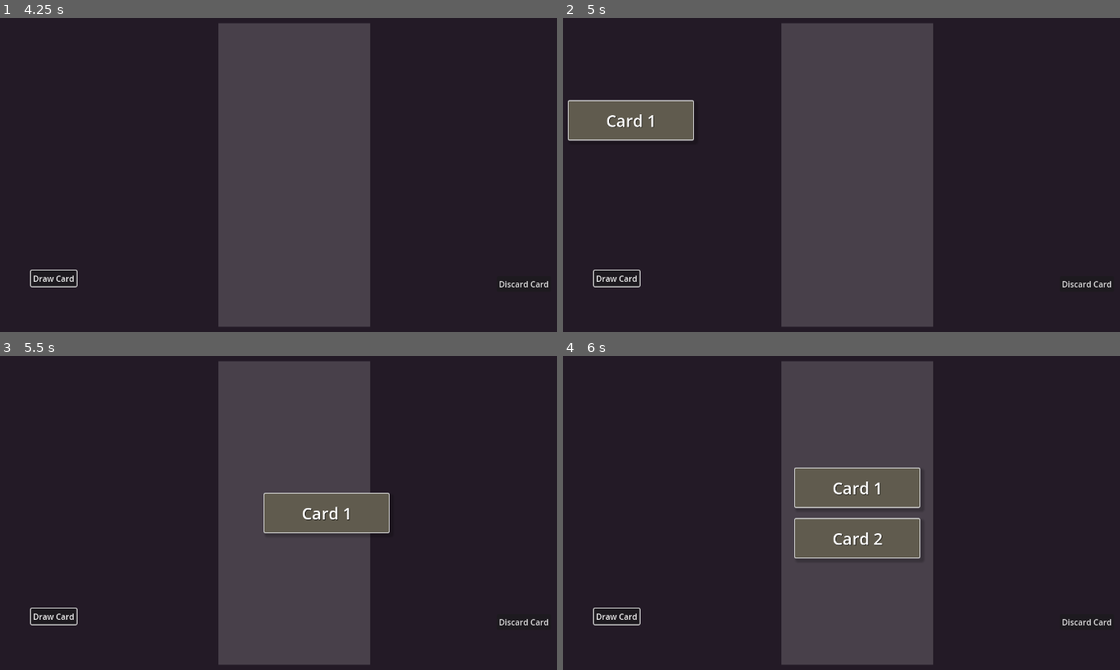
Above: before the commit, frames 1-4 (two rows, left to right).
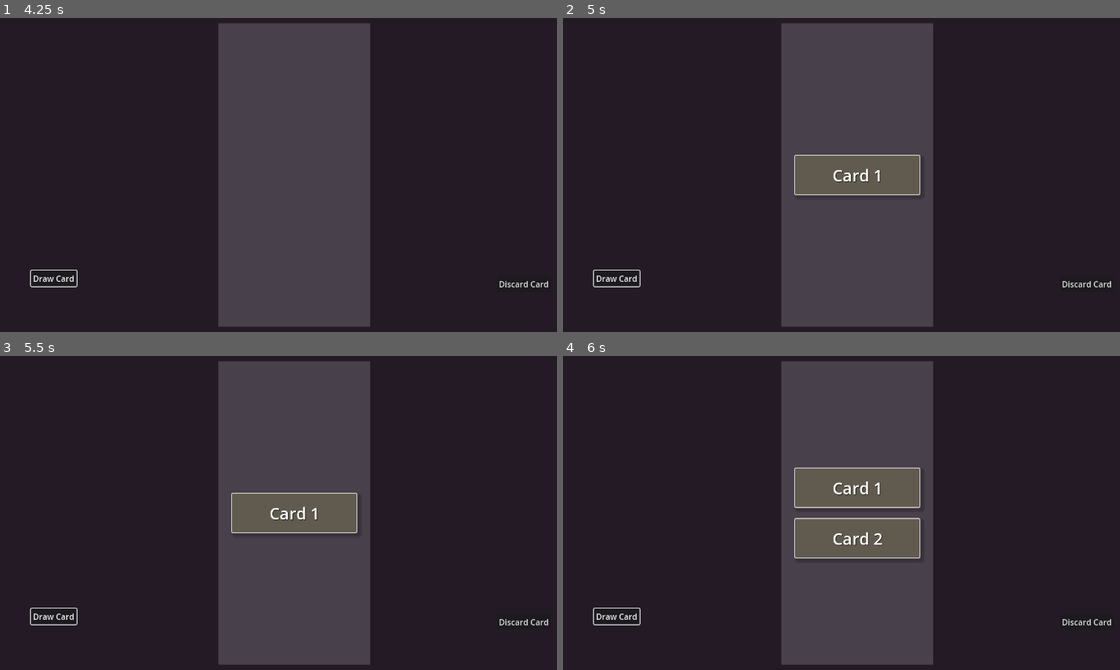
Above: after the commit, the same moments.

Repository: guladam/codelike
Game: Godot game, scene res://game/game.tscn
Two runs of this game, one before a commit and one after it. Both use one fixed random seed, a clock stepped at 60 frames per second and the inputs below.
Inputs (mouse positions are in pixels of both pictures, inside the frame that each line leads up to):
- Up to frame 1 (4.25 s): click "Draw Card" at 0.5 s; click "Discard Card" at 1.25 s; tap Enter at 2, 3.5 s; move the mouse to (261, 247) at 2.02 s; press the mouse at (261, 247) at 2.03 s; hold Up 2.03-2.75 s; release the mouse at (261, 247) at 2.75 s; tap Space at 2.75 s; drag from (490, 228) to (261, 247) at 2.77 s; move the mouse to (100, 121) at 3.52 s; press the mouse at (100, 121) at 3.53 s; hold Left from 3.53 s (still down)
- Up to frame 2 (5 s): release Left at 4.25 s; release the mouse at (663, 121) at 4.25 s; tap Space at 4.25 s; drag from (891, 175) to (663, 121) at 4.27 s
- Up to frame 3 (5.5 s): drag from (66, 459) to (328, 513) at 5.02 s
- Up to frame 4 (6 s): tap Enter at 5.75 s; drag from (997, 494) to (757, 421) at 5.77 s

Frame 1 is identical in both runs. In frame 2, 5.8% of the frame differs, in the area x 0-65%, y 26-57%; in frame 3, 1.8%; in frame 4, nothing differs.

Commit message:
second pass at hand, works but too 'rigid'

Diff:
--- a/game/card/card.gd
+++ b/game/card/card.gd
@@ -1,5 +1,8 @@
 class_name Card
 extends Panel
+
+signal dragging_started(card: Card)
+signal released(card: Card)
 
 static var cards_selected := 0
 
--- a/game/card/card_base_state.gd
+++ b/game/card/card_base_state.gd
@@ -18,7 +18,7 @@
 
 func on_mouse_entered() -> void:
 	mouse_over_card = true
-	card.z_index = 99
+	card.z_index = 9
 
 
 func on_mouse_exited() -> void:
--- a/game/card/card_dragging_state.gd
+++ b/game/card/card_dragging_state.gd
@@ -6,7 +6,10 @@
 
 
 func enter() -> void:
+	card.z_index = 10
 	minimum_drag_time_elapsed = false
+	card.dragging_started.emit(card)
+
 	var threshold_timer := get_tree().create_timer(DRAG_MINIMUM_THRESHOLD, false)
 	threshold_timer.timeout.connect(func(): minimum_drag_time_elapsed = true)
 
--- a/game/card/card_released_state.gd
+++ b/game/card/card_released_state.gd
@@ -1,4 +1,8 @@
 extends CardState
+
+
+func enter() -> void:
+	card.released.emit(card)
 
 
 func post_enter() -> void:
--- /dev/null
+++ b/game/hand/card_placeholder.tscn
@@ -0,0 +1,12 @@
+[gd_scene load_steps=2 format=3 uid="uid://t70op7tw214l"]
+
+[sub_resource type="StyleBoxFlat" id="StyleBoxFlat_2hyi7"]
+bg_color = Color(0.180392, 0.180392, 0.180392, 0.427451)
+corner_radius_top_left = 3
+corner_radius_top_right = 3
+corner_radius_bottom_right = 3
+corner_radius_bottom_left = 3
+
+[node name="CardPlaceholder" type="Panel" groups=["card_placeholders"]]
+custom_minimum_size = Vector2(250, 80)
+theme_override_styles/panel = SubResource("StyleBoxFlat_2hyi7")
--- a/game/hand/hand.gd
+++ b/game/hand/hand.gd
@@ -1,17 +1,36 @@
 class_name Hand
 extends Control
 
+const CARD_PLACEHOLDER = preload("res://game/hand/card_placeholder.tscn")
 const CARD = preload("res://game/card/card.tscn")
 const X_SIZE := 250
 const Y_SIZE := 80
 
 @export var y_separation := 20
 
+var dragging_card: Card = null
+var temporary_index := 0
+var final_new_index := 0
+var all_cards_size: float
+var y_offset: float
+
+
+func _process(_delta: float) -> void:
+	if not dragging_card:
+		return
+
+	var new_index := _get_dragging_card_new_index()
+	if temporary_index != new_index:
+		_update_cards_dragging(new_index, temporary_index)
+		temporary_index = new_index
+
 
 func draw() -> void:
 	var new_card := CARD.instantiate() as Card
 	add_child(new_card)
 	new_card.name_label.text = "Card %s" % get_child_count()
+	new_card.dragging_started.connect(_on_card_dragging_started)
+	new_card.released.connect(_on_card_released)
 	_update_cards()
 
 
@@ -27,17 +46,56 @@
 
 func _update_cards() -> void:
 	var cards := get_child_count()
-	var all_cards_size: float = Y_SIZE * cards + (y_separation * (cards - 1))
+	all_cards_size = Y_SIZE * cards + (y_separation * (cards - 1))
 	var final_y_separation: float = y_separation
 
 	if all_cards_size > size.y:
 		final_y_separation = (size.y - Y_SIZE * cards) / (cards - 1)
 		all_cards_size = Y_SIZE * cards + (final_y_separation * (cards - 1))
 
-	var y_offset := (size.y - all_cards_size) / 2
+	y_offset = (size.y - all_cards_size) / 2
 	var x_offset := (size.x - X_SIZE) / 2
 
 	for i in cards:
 		var card := get_child(i)
 		var y_pos: float = y_offset + Y_SIZE * i + final_y_separation * i
 		card.position = Vector2(x_offset, y_pos)
+
+
+func _update_cards_dragging(card_index: int, shadow_index: int) -> void:
+	var shadow := get_child(shadow_index)
+	move_child(shadow, card_index)
+	_update_cards()
+
+
+func _get_dragging_card_new_index(debug: bool = false) -> int:
+	var card_y_pos := int(dragging_card.position.y - y_offset - position.y)
+	var dist := all_cards_size / get_child_count()
+	if debug:
+		printt(card_y_pos, dist, clampi(int(card_y_pos / dist), 0, get_child_count()-1))
+
+	return clampi(int(card_y_pos / dist), 0, get_child_count()-1)
+
+
+func _on_card_dragging_started(card: Card) -> void:
+	dragging_card = card
+	temporary_index = card.get_index()
+	card.reparent(get_tree().root)
+	var card_placeholder := CARD_PLACEHOLDER.instantiate()
+	card_placeholder.tree_exited.connect(_on_card_placeholder_deleted)
+	add_child(card_placeholder)
+	move_child(card_placeholder, temporary_index)
+	_update_cards()
+
+
+func _on_card_released(_card: Card) -> void:
+	get_tree().get_first_node_in_group("card_placeholders").queue_free()
+	_get_dragging_card_new_index(true)
+	final_new_index = temporary_index
+
+
+func _on_card_placeholder_deleted() -> void:
+	dragging_card.reparent(self)
+	move_child(dragging_card, final_new_index)
+	dragging_card = null
+	_update_cards()
--- /dev/null
+++ b/global/events.gd
@@ -0,0 +1 @@
+extends Node
--- a/project.godot
+++ b/project.godot
@@ -18,6 +18,7 @@
 [autoload]
 
 Panku="*res://addons/panku_console/console.tscn"
+Events="*res://global/events.gd"
 
 [display]
 
